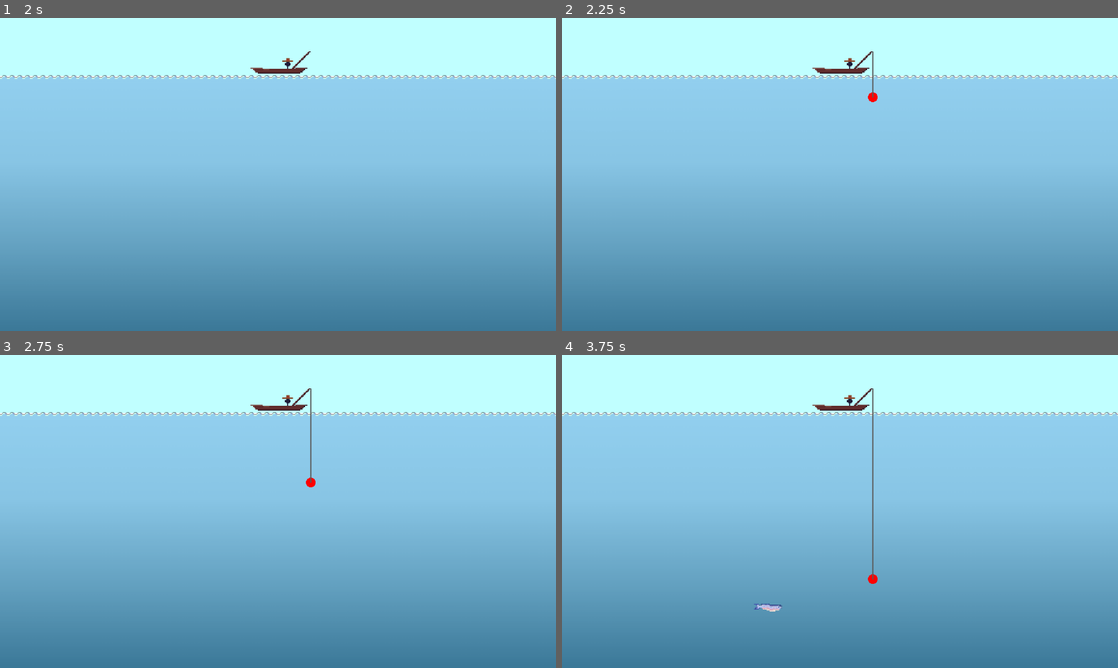
Above: before the commit, frames 1-4 (two rows, left to right).
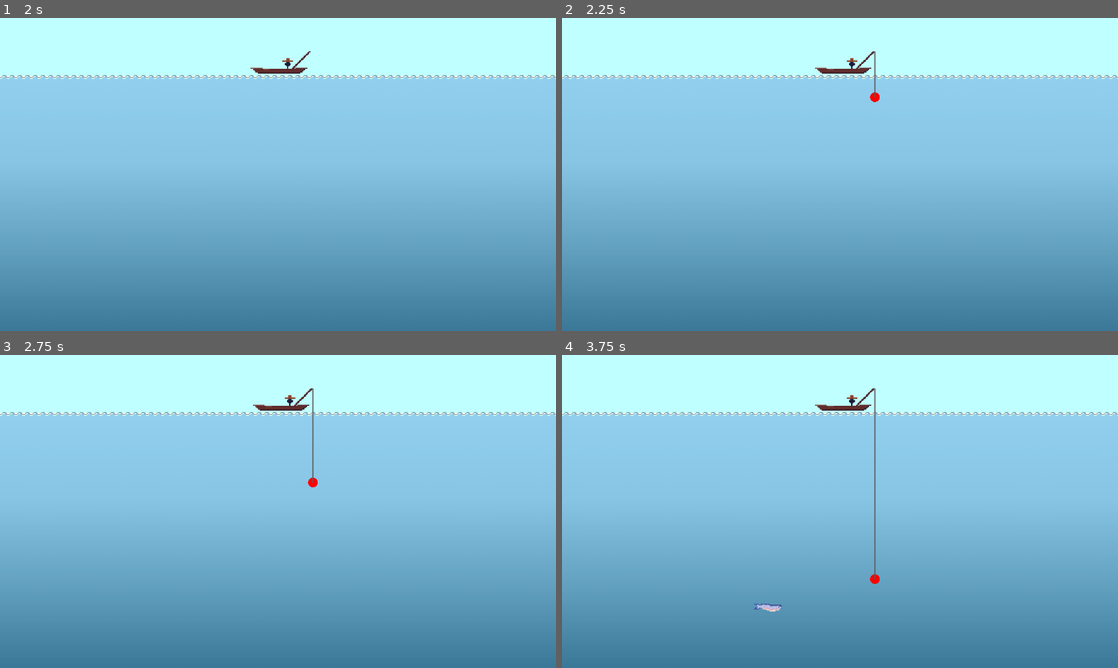
Above: after the commit, the same moments.

Repository: Gugaapo/fishing_game
Game: Godot game, scene res://scenes/main_menu.tscn
The game is run twice, just before and just after one commit, with the same random seed, the same clock (stepped at 60 frames per second) and the same inputs.
Inputs:
- Up to frame 1 (2 s): click "Start Adventure" at 0.5 s; click "Sail here" at 1.25 s
- Up to frame 2 (2.25 s): tap Enter (ui_accept) at 2 s; hold Right (ui_right) from 2.03 s (still down); hold Z (fish) from 2.03 s (still down)
- Up to frame 3 (2.75 s): keep holding Right (ui_right); keep holding Z (fish); tap Enter (ui_accept) at 2.27 s
- Up to frame 4 (3.75 s): tap Enter (ui_accept) at 2.75, 3.02 s; release Right (ui_right) at 2.78 s; release Z (fish) at 2.78 s; hold Left (ui_left) 2.78-3.53 s; tap Z (fish) at 2.85 s; hold Right (ui_right) from 3.53 s (still down); hold Z (fish) from 3.53 s (still down); tap P at 3.6 s

Frame 1 is identical in both runs. In frame 2, 0.2% of the frame differs, in the area x 45-58%, y 10-27%; in frame 3, 0.3%; in frame 4, 0.5%, in the area x 45-58%, y 10-74%.

Commit message:
Fixed bug where player couldnt move even after fishing

Diff:
--- a/scenes/fishing_scene/ui/catchUI.tscn
+++ b/scenes/fishing_scene/ui/catchUI.tscn
@@ -27,7 +27,7 @@
 layout_mode = 0
 offset_right = 40.0
 offset_bottom = 23.0
-theme_override_colors/font_color = Color(0.779291, 0.779291, 0.779291, 1)
+theme_override_colors/font_color = Color(0.909643, 0.772694, 0, 1)
 theme_override_colors/font_shadow_color = Color(0.74558, 0.74558, 0.74558, 1)
 theme_override_fonts/font = ExtResource("1_50vyl")
 theme_override_font_sizes/font_size = 21
--- a/scripts/fishing_scripts/boat_movement.gd
+++ b/scripts/fishing_scripts/boat_movement.gd
@@ -11,8 +11,12 @@
 var facing_right := true
 
 func _physics_process(delta):
-	if Input.is_action_pressed("fish"):
-		can_move = false
+	# Check if fishing rod is actively fishing (going down or returning up)
+	var is_fishing = fishing_rod.going_down or fishing_rod.returning_up
+
+	# Player can move when not actively fishing
+	can_move = not is_fishing
+
 	# Get the input direction and handle the movement/deceleration.
 	if can_move:
 		var direction = Input.get_axis("ui_left", "ui_right")
